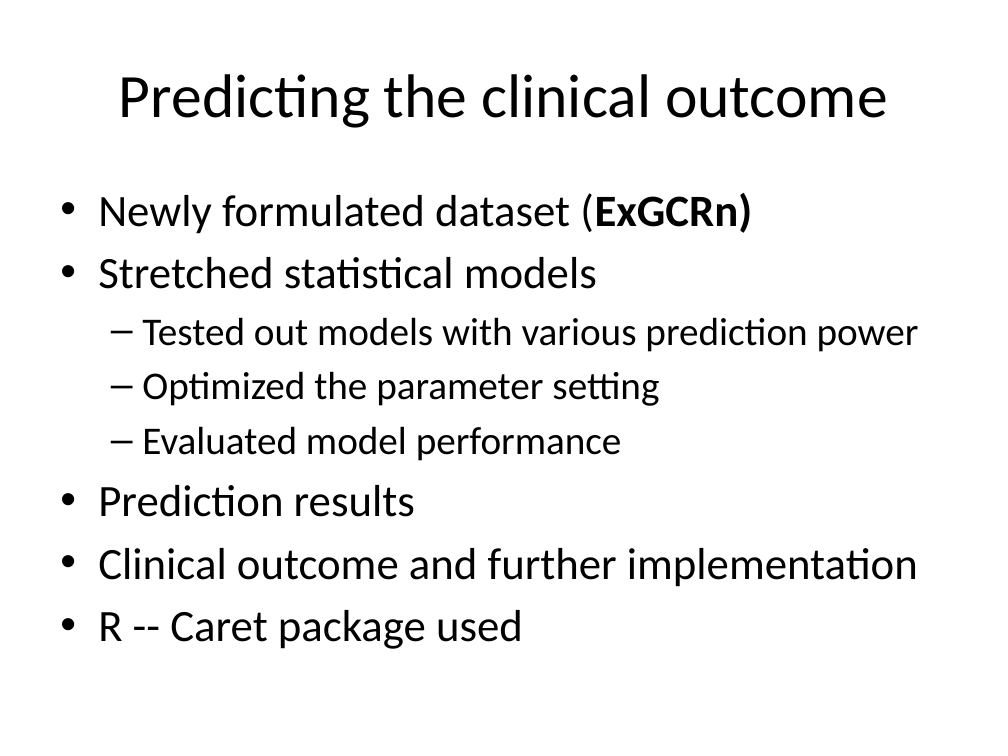
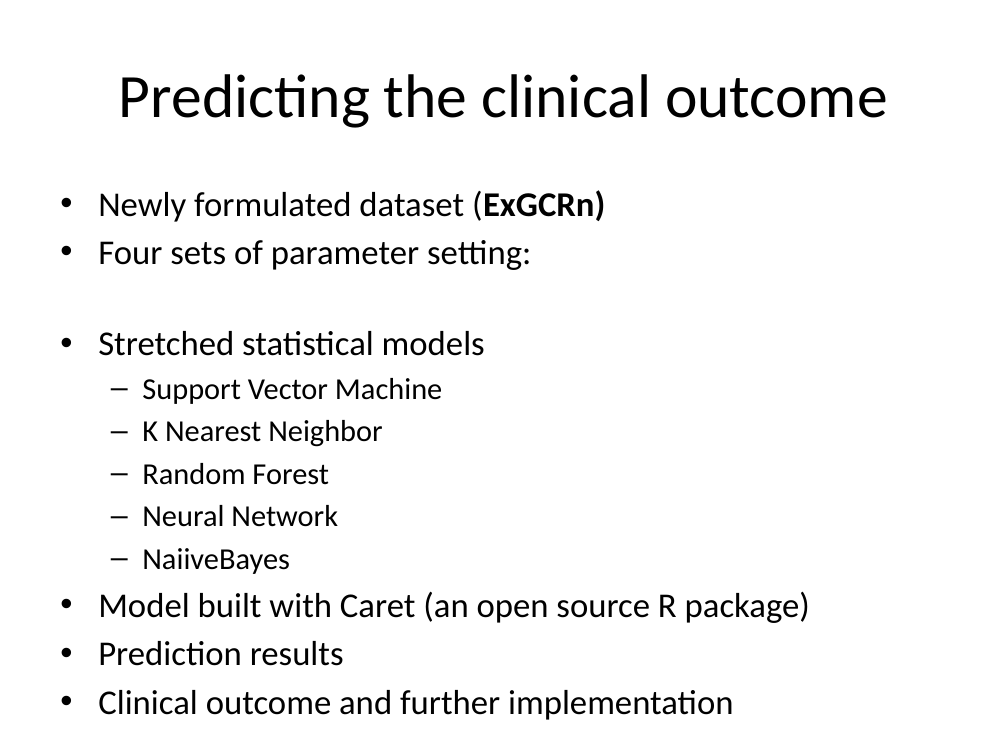
Before and after one commit to 2waybene/mixturemodel, a slide deck: slide 22 of BeijingMeeting/OralCancer.pptx (slide 20 before the commit). Drawn at 1008x756 pixels with LibreOffice and Linux fonts; fonts in the diff are those of the drawing. Boxes give left, top, right and bottom in pixels: in the first picture for what was removed or moved away, otherwise in the second. Text is boxed around its words. In the diff, an @@ line names an element or a change of style, - is before the commit and + after.

```diff
--- a/BeijingMeeting/OralCancer.pptx
+++ b/BeijingMeeting/OralCancer.pptx
@@ text at (98,190,734,720): size 32 to 24.8 pt in "Newly formulated dataset (ExGCRn)", "Stretched statistical models", "Prediction results", "Clinical outcome and further implementation"; less space between paragraphs @@
@@ text at (98,240,531,270): paragraph added @@
+• Four sets of parameter setting:
@@ text at (98,378,810,623): text changed; size 28 to 21.7 pt @@
-  – Tested out models with various prediction power
-  – Optimized the parameter setting
-  – Evaluated model performance
+  – Support Vector Machine
+  – K Nearest Neighbor
+  – Random Forest
+  – Neural Network
+  – NaiiveBayes
+• Model built with Caret (an open source R package)
@@ text at (98,610,523,649): paragraph removed @@
-• R -- Caret package used
```
Also in this commit, not shown: 6 slides added, 27 slides removed, 9 other files.
